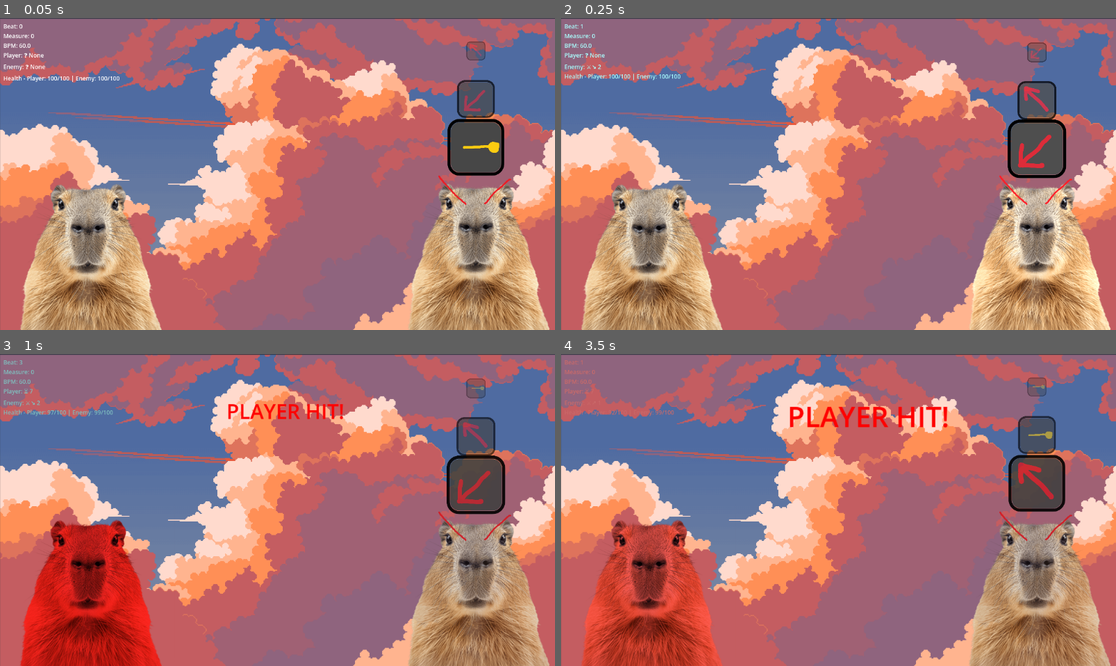
Above: before the commit, frames 1-4 (two rows, left to right).
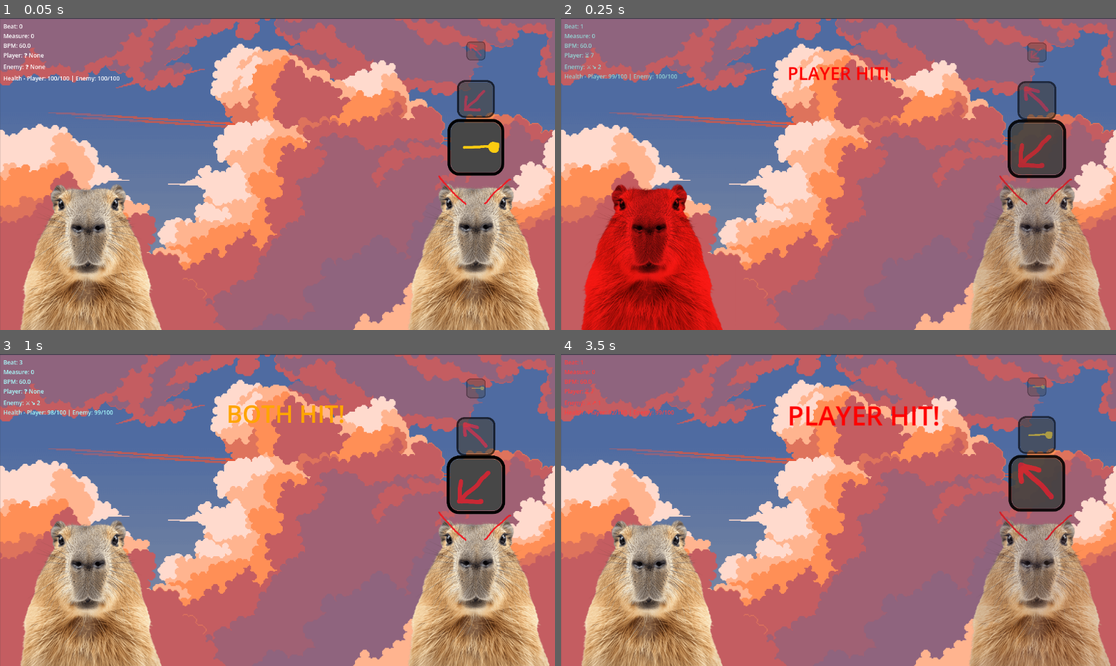
Above: after the commit, the same moments.

Repository: Hetaaa/Gmtk2025
Game: Godot game, scene res://Views/Level1/Level1.tscn
Same seed, same stepped clock (60 frames per second), same inputs: the game is played once before the commit and once after it. This scene is started directly instead of the project's main scene. Sound files missing from this copy of the repository are replaced by a short silence.
Inputs:
- Up to frame 1 (0.05 s): no input
- Up to frame 2 (0.25 s): no input
- Up to frame 3 (1 s): hold O (ATTACK_HIGH) from 0.53 s (still down)
- Up to frame 4 (3.5 s): release O (ATTACK_HIGH) at 1.28 s; tap M (ATTACK_LOW) at 1.35 s; hold K (ATTACK_MID) 2.03-2.78 s; tap W (BLOCK_HIGH) at 2.85 s

Frame 1 is identical in both runs. In frame 2, 17% of the frame differs, in the area x 0-99%, y 2-100%; in frame 3, 12%; in frame 4, 9.9%.

Commit message:
Tracks mapps

Diff:
--- a/godot2025/Global/BeatManager/beat_manager.gd
+++ b/godot2025/Global/BeatManager/beat_manager.gd
@@ -54,8 +54,36 @@
 		"bpm": 150
 	},
 	{
-		"path": "res://Audio/soyouthink.mp3",
+		"path": "res://Audio/soyouthinkmucheasier.mp3",
 		"beat_map_file": "res://Audio/BeatMaps/soyouthinkMap.txt"
+	},
+	{
+		"path": "res://Audio/synthdrill.mp3",
+		"beat_map_file": "res://Audio/BeatMaps/synthdrillMap.txt"
+	},
+	{
+		"path": "res://Audio/bonus.mp3",
+		"beat_map_file": "res://Audio/BeatMaps/bonusMap.txt"
+	},
+	{
+		"path": "res://Audio/thebindingofbeatboxer.mp3",
+		"beat_map_file": "res://Audio/BeatMaps/bindingMap.txt"
+	},
+	{
+		"path": "res://Audio/pluck.mp3",
+		"beat_map_file": "res://Audio/BeatMaps/pluckMap.txt"
+	},
+	{
+		"path": "res://Audio/hihatcity.mp3",
+		"beat_map_file": "res://Audio/BeatMaps/hihatMap.txt"
+	},
+	{
+		"path": "res://Audio/jazdazkur.mp3",
+		"beat_map_file": "res://Audio/BeatMaps/jazdaMap.txt"
+	},
+	{
+		"path": "res://Audio/fastmeloody.mp3",
+		"beat_map_file": "res://Audio/BeatMaps/festMap.txt"
 	}
 ]
 
--- a/godot2025/Views/Level1/level_1.gd
+++ b/godot2025/Views/Level1/level_1.gd
@@ -1,4 +1,4 @@
 extends Node2D
 
 func _ready() -> void:
-	BeatManager.play_track(5)
+	BeatManager.play_track(12)
Not shown, added: godot2025/audio/BeatMaps/bindingMap.txt
Not shown, added: godot2025/audio/BeatMaps/bonusMap.txt
Not shown, added: godot2025/audio/BeatMaps/festMap.txt
Not shown, added: godot2025/audio/BeatMaps/hihatMap.txt
Not shown, added: godot2025/audio/BeatMaps/jazdaMap.txt
Not shown, added: godot2025/audio/BeatMaps/pluckMap.txt
Not shown, changed: godot2025/audio/BeatMaps/soyouthinkMap.txt
Not shown, added: godot2025/audio/BeatMaps/synthdrillMap.txt
Not shown, added: godot2025/audio/bonus.mp3.import
Not shown, added: godot2025/audio/fastmeloody.mp3.import
Not shown, added: godot2025/audio/hihatcity.mp3.import
Not shown, added: godot2025/audio/jazdazkur.mp3.import
(and 14 more such lines)
